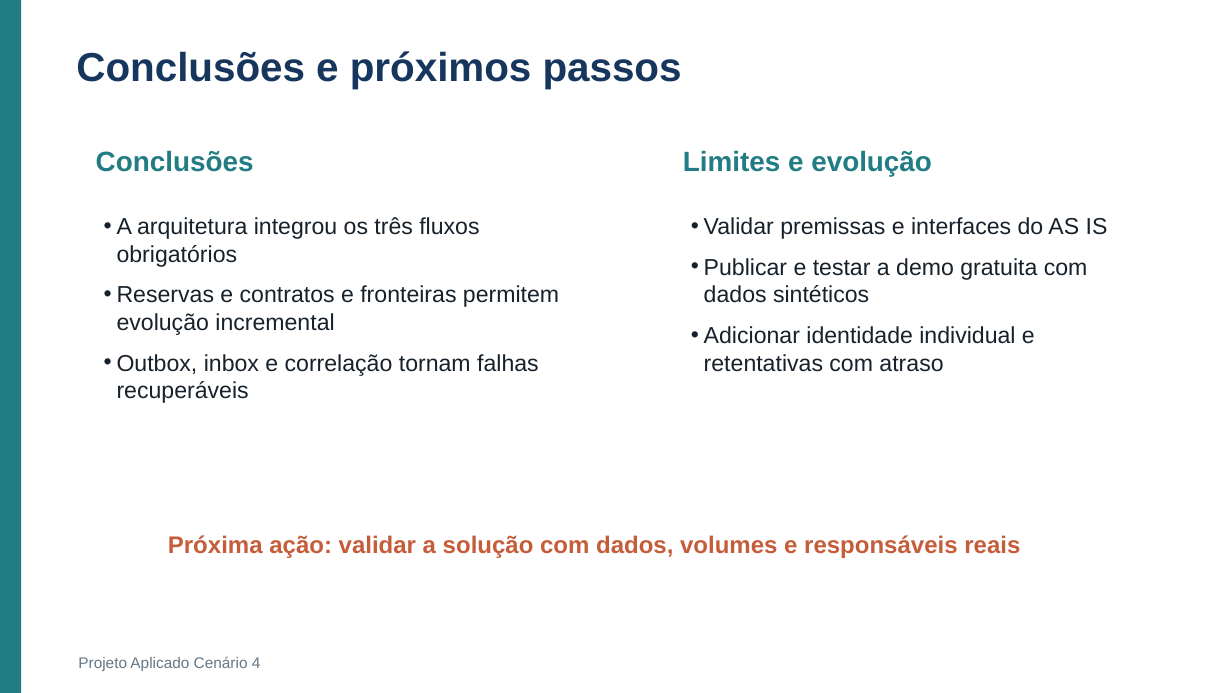
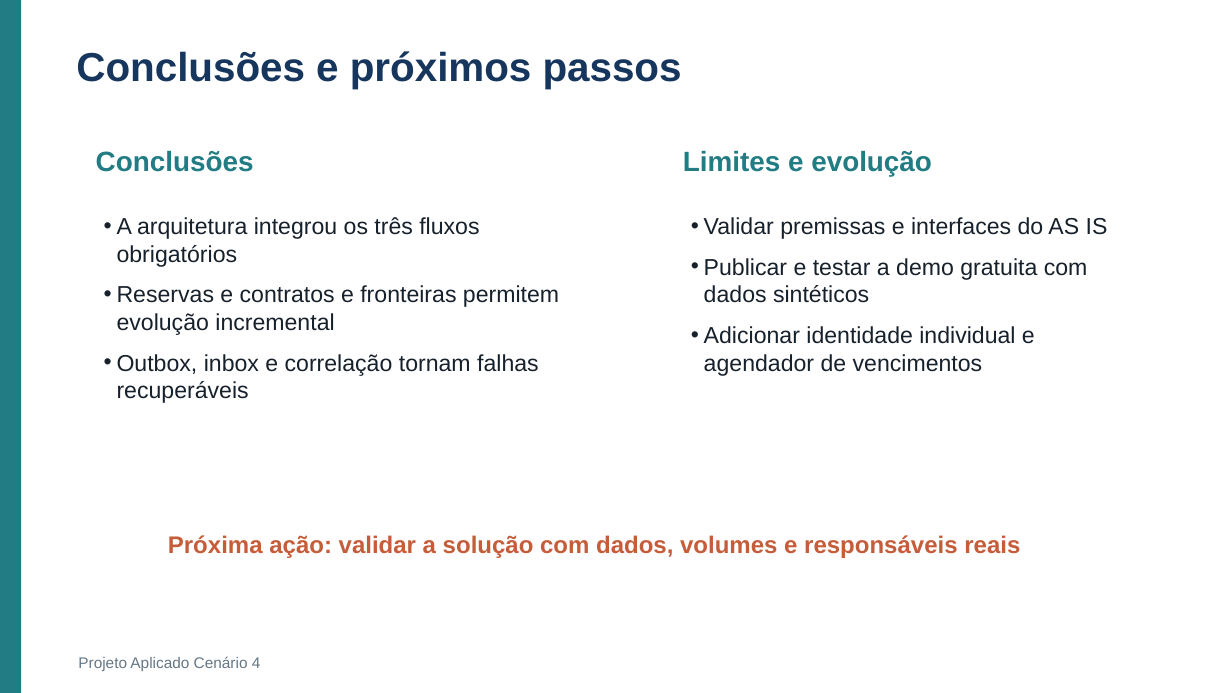
Before and after one commit to Roger-Quinelato/projetoAplicado7, a slide deck: slide 18 of output/Apresentacao_Cenario_4.pptx (slide 15 before the commit). Drawn at 1232x693 pixels with LibreOffice and Linux fonts; fonts in the diff are those of the drawing. Boxes give left, top, right and bottom in pixels: in the first picture for what was removed or moved away, otherwise in the second. Text is boxed around its words. In the diff, an @@ line names an element or a change of style, - is before the commit and + after.

```diff
--- a/output/Apresentacao_Cenario_4.pptx
+++ b/output/Apresentacao_Cenario_4.pptx
@@ text at (x1=704, y1=326, x2=1035, y2=376): text changed @@
-• Adicionar identidade individual e retentativas com atraso
+• Adicionar identidade individual e agendador de vencimentos
```
Also in this commit, not shown: 6 other slides changed, 5 slides added, 2 slides removed, 1 other file.
